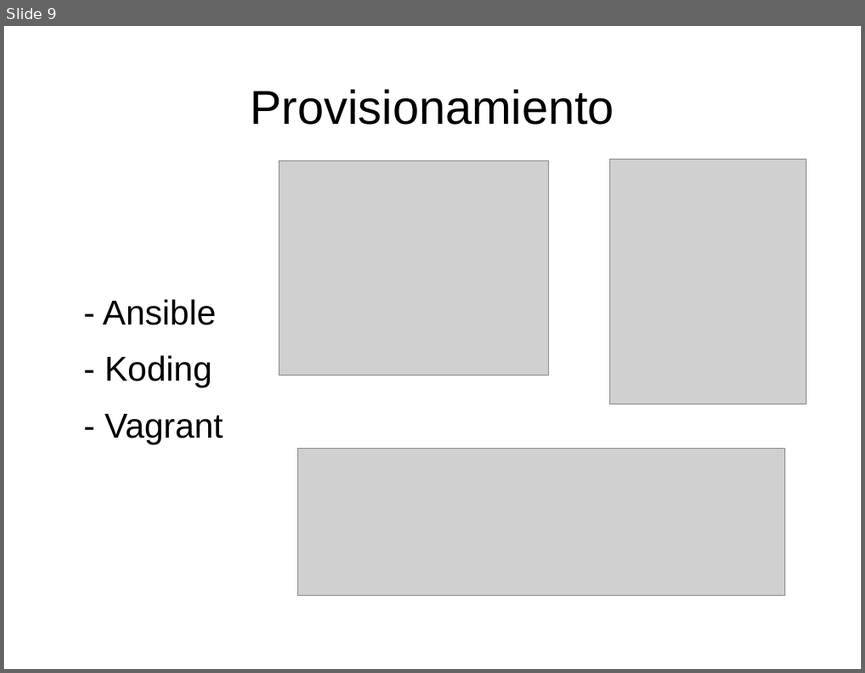
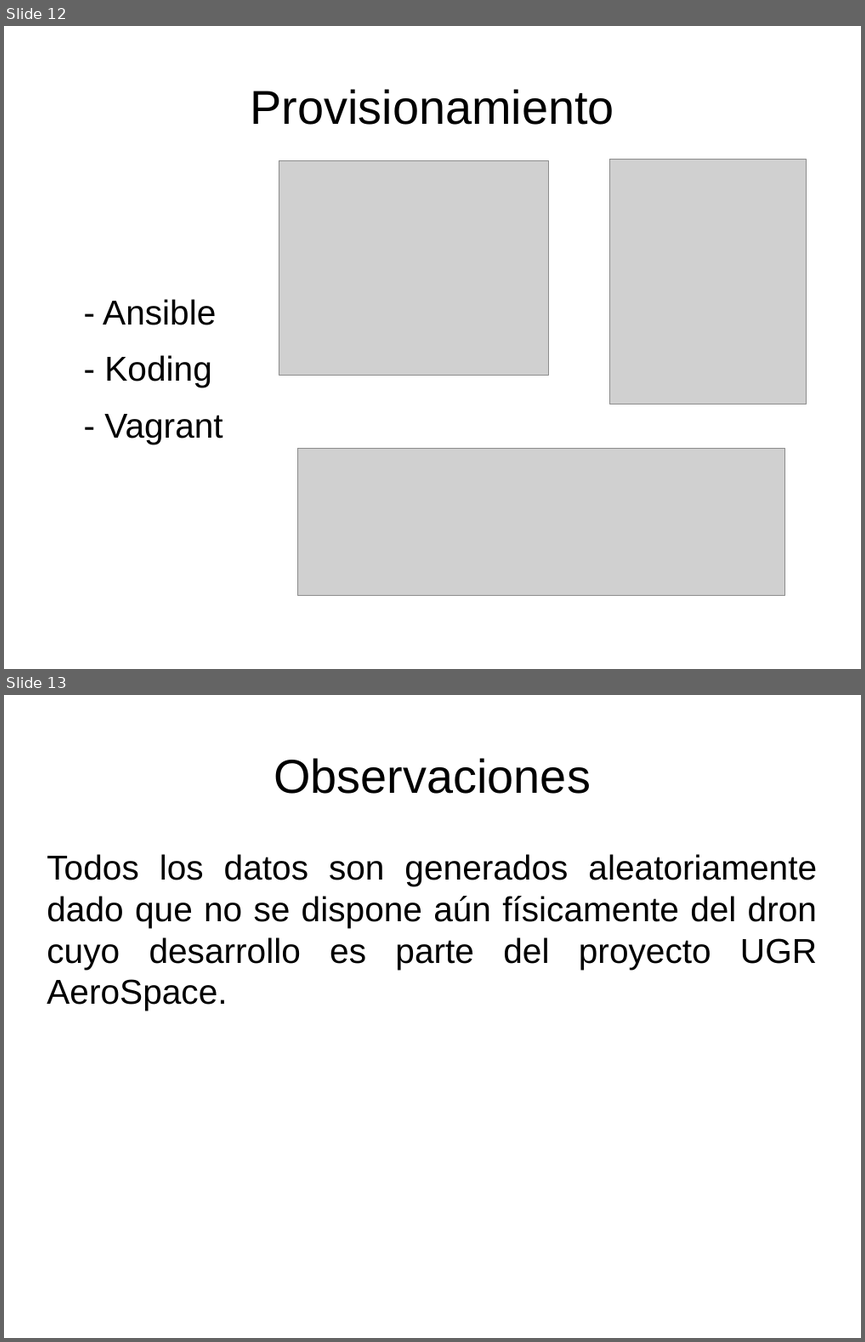
Before and after one commit to juanfranrv/PresentacionIV, a slide deck: presentacion.odp. Shown one above the other, each under a label of ours: slide 9 before the commit, slides 12 and 13 after it. The pictures are 865x673 and 865x1342 pixels, drawn with LibreOffice and Linux fonts; fonts in the diff are those of the drawing; grey boxes stand for pictures. Boxes give left, top, right and bottom in pixels: in the first picture for what was removed or moved away, otherwise in the second. Text is boxed around its words. In the diff, an @@ line names an element or a change of style, - is before the commit and + after.

```diff
--- a/presentacion.odp
+++ b/presentacion.odp
@@ slide 13 added at [4, 695, 861, 1338], background #FFFFFF @@
@@ title added at [273, 758, 590, 794], 44 pt, text #000000 @@
+Observaciones
@@ text added at [46, 854, 817, 1010], 32 pt, text #000000 @@
+Todos los datos son generados aleatoriamente dado que no se dispone aún físicamente del dron cuyo desarrollo es parte del proyecto UGR AeroSpace.
@@ what was slide 9 is now slide 12 @@
```
Also in this commit, not shown: 1 slide changed, 1 other slide added.
